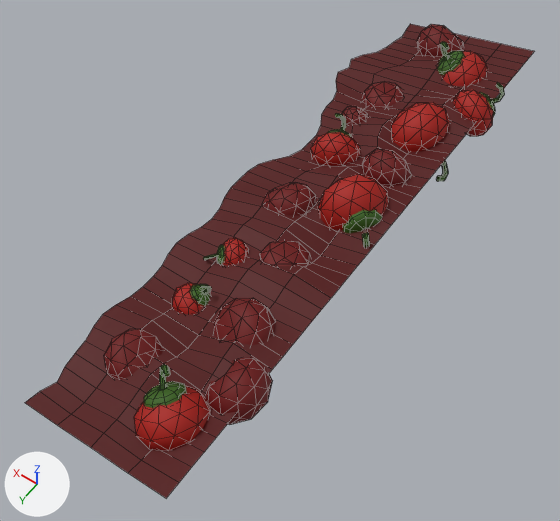
The FBX model Assets/3DModels/Levels/Maps/PepperTile_PlainSide01.fbx, before and after one commit.
Camera for both pictures: a camera (50 mm lens) standing at (-2.38, 5.55, 7.22) and looking at (1.04, 0.77, -0.29). The lights are fixed; the arrows at lower left show +X, +Y and +Z. Mesh edges are drawn as thin lines.
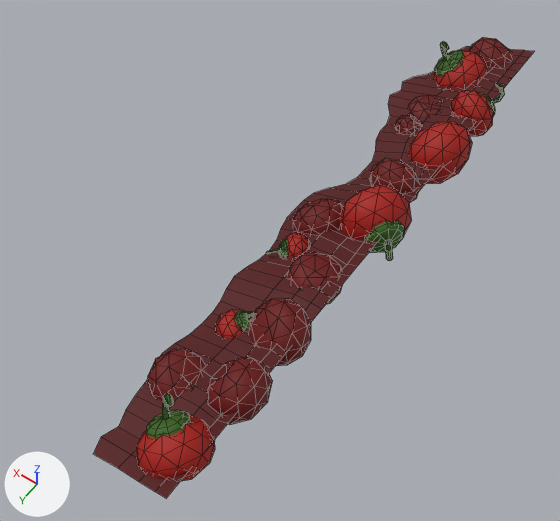
Commit message: Added borders for pepper tiles

The edits, one by one:
me_plane is used by ob_plane; location (0.0, 0.0, 0.0).
me_plane had 1659 vertices, 2184 faces and spanned x -0.14..2.24, y -4.0..4.0, z -0.32..0.76.
me_plane now has 1527 vertices, 2023 faces and spans x -0.26..1.37, y -4.13..4.0, z -0.32..0.76.
me_plane part 1: the loose piece of 42 vertices spanning x 1.14..1.53, y 1.09..1.49, z -0.11..0.32 is moved by (-0.54, -0.49, 0.0).
me_plane part 2: the loose piece of 90 vertices spanning x 1.33..1.61, y 1.28..1.53, z 0.03..0.28 is moved by (-0.54, -0.49, 0.0).
me_plane part 3: the loose piece of 42 vertices spanning x 0.88..1.62, y -3.98..-3.28, z -0.26..0.44 is moved by (-0.76, -0.15, 0.0).
me_plane part 4: the loose piece of 42 vertices spanning x 1.27..1.67, y -1.81..-1.42, z -0.14..0.22 is moved by (-0.71, -0.23, 0.04).
me_plane part 5: the loose piece of 42 vertices spanning x 0.44..1.11, y 0.74..1.37, z -0.17..0.33 is moved by (-0.42, 0.0, 0.07).
me_plane part 6: the loose piece of 42 vertices spanning x 1.05..1.71, y -2.55..-1.92, z -0.32..0.18 is moved by (-0.65, -0.11, 0.0).
me_plane part 7: the loose piece of 42 vertices spanning x 1.04..1.66, y 2.66..3.29, z -0.2..0.35 is moved by (-0.54, -0.08, 0.0).
me_plane part 8: the loose piece of 42 vertices spanning x 0.23..0.92, y 1.74..2.43, z -0.14..0.51 is moved by (-0.31, -0.22, 0.0).
me_plane part 9: the loose piece of 42 vertices spanning x 0.21..0.87, y -1.12..-0.54, z -0.1..0.52 is moved by (-0.17, 0.08, 0.0).
me_plane part 10: the loose piece of 42 vertices spanning x 0.97..1.62, y -0.11..0.57, z -0.24..0.39 is moved by (-0.47, 0.0, 0.0).
me_plane part 11: the loose piece of 42 vertices spanning x 0.15..0.92, y -0.45..0.38, z -0.18..0.71 is moved by (-0.3, 0.0, 0.0).
me_plane part 12: the loose piece of 90 vertices spanning x 0.05..0.48, y -0.08..0.46, z 0.02..0.53 is moved by (-0.3, 0.0, 0.0).
me_plane part 13: the loose piece of 42 vertices spanning x 0.17..0.91, y 2.92..3.68, z -0.15..0.52 is moved by (-0.23, 0.22, 0.0).
me_plane part 14: the loose piece of 90 vertices spanning x 0.47..0.87, y 3.01..3.44, z 0.22..0.76 is moved by (-0.23, 0.22, 0.0).
me_plane part 15: the loose piece of 42 vertices spanning x 0.21..0.99, y -2.2..-1.33, z -0.29..0.57 is moved by (-0.42, 0.23, 0.06).
me_plane part 16: the loose piece of 42 vertices spanning x 1.11..1.6, y 1.78..2.27, z -0.23..0.2 is moved by (-0.63, 0.0, 0.0).
me_plane part 17: the loose piece of 90 vertices spanning x 1.15..1.43, y 1.81..2.08, z 0.01..0.37 is moved by (-0.63, 0.0, 0.0).
me_plane part 18: the loose piece of 90 vertices spanning x 1.2..1.55, y -1.26..-0.91, z 0.0..0.45 is deleted.
me_plane part 19: the loose piece of 42 vertices spanning x 0.98..1.61, y -1.12..-0.57, z -0.21..0.43 is deleted.
Part 20, on me_plane:
6 vertices are removed from x 0.49..1.76, y -0.91..-0.55, z 0.0..0.27.
16 faces are deleted.
33 vertices in x 1.76..2.24, y -3.82..3.82, z 0.0 move by (-0.87, 0.0, 0.0).
11 vertices in x 0.49, y -4.0..2.73, z 0.26..0.27 move by (-0.35, 0.0, 0.04).
9 vertices in x 1.91..2.05, y -3.64..2.91, z 0.0 move by (-0.88, 0.0, 0.0).
7 vertices in x 0.98, y -3.45..3.82, z 0.17..0.26 move by (-0.62, 0.0, 0.04).
7 vertices in x 0.49, y -2.36..2.55, z 0.35 move by (-0.35, 0.0, 0.0).
7 vertices in x 0.49, y -1.64..3.82, z 0.19..0.2 move by (-0.35, 0.0, 0.08).
99 vertices move from x 0.49..1.97, y -4.0..4.0, z -0.02..0.39 to x 0.14..1.0, y -4.0..4.0, z 0.0..0.37.
6 vertices are added at (0.89, -0.73, 0.0), (0.14, -0.91, 0.26), (0.14, -0.73, 0.27), (0.14, -0.55, 0.31), (0.47, -0.91, 0.17), (0.55, -0.55, 0.21).
16 new faces join them, mat_peppermaterial (picture img_uvmap_peppertiles_png).

Changed parts and their boxes [x1, y1, x2, y2] in the pictures (560 x 521 px; the box of a moved part takes in the faces that stretch with it):
'Plane', reshaped (13% narrower): before [25, 24, 534, 498]; after [93, 37, 534, 498]
part 1 of me_plane, moved or reshaped: before [222, 238, 249, 265]; after [285, 233, 310, 258]
part 2 of me_plane, moved or reshaped: before [204, 245, 225, 265]; after [266, 239, 288, 258]
part 3 of me_plane, moved or reshaped: before [417, 24, 464, 56]; after [469, 37, 513, 67]
part 4 of me_plane, moved or reshaped: before [342, 106, 367, 125]; after [395, 115, 422, 133]
part 5 of me_plane, moved or reshaped: before [259, 240, 310, 266]; after [287, 252, 343, 304]
part 6 of me_plane, moved or reshaped: before [362, 82, 403, 108]; after [408, 95, 442, 117]
part 7 of me_plane, moved or reshaped: before [104, 329, 163, 380]; after [148, 349, 204, 400]
part 8 of me_plane, moved or reshaped: before [214, 298, 275, 345]; after [249, 298, 311, 366]
part 9 of me_plane, moved or reshaped: before [362, 149, 412, 186]; after [370, 158, 419, 202]
part 10 of me_plane, moved or reshaped: before [264, 182, 316, 215]; after [293, 199, 344, 234]
part 11 of me_plane, moved or reshaped: before [318, 174, 388, 230]; after [340, 185, 412, 252]
part 12 of me_plane, moved or reshaped: before [343, 210, 382, 247]; after [365, 221, 405, 261]
part 13 of me_plane, moved or reshaped: before [134, 386, 210, 451]; after [136, 414, 215, 481]
part 14 of me_plane, moved or reshaped: before [144, 365, 187, 408]; after [146, 393, 190, 438]
part 15 of me_plane, moved or reshaped: before [391, 102, 449, 152]; after [409, 121, 472, 184]
part 16 of me_plane, moved or reshaped: before [172, 283, 203, 315]; after [216, 309, 243, 338]
part 17 of me_plane, moved or reshaped: before [190, 284, 212, 306]; after [235, 311, 256, 332]
part 18 of me_plane, deleted: before [327, 114, 352, 137]
part 19 of me_plane, deleted (red): before [311, 132, 360, 166]
part 20 of me_plane, moved or reshaped: before [25, 24, 534, 495]; after [93, 46, 534, 496]
